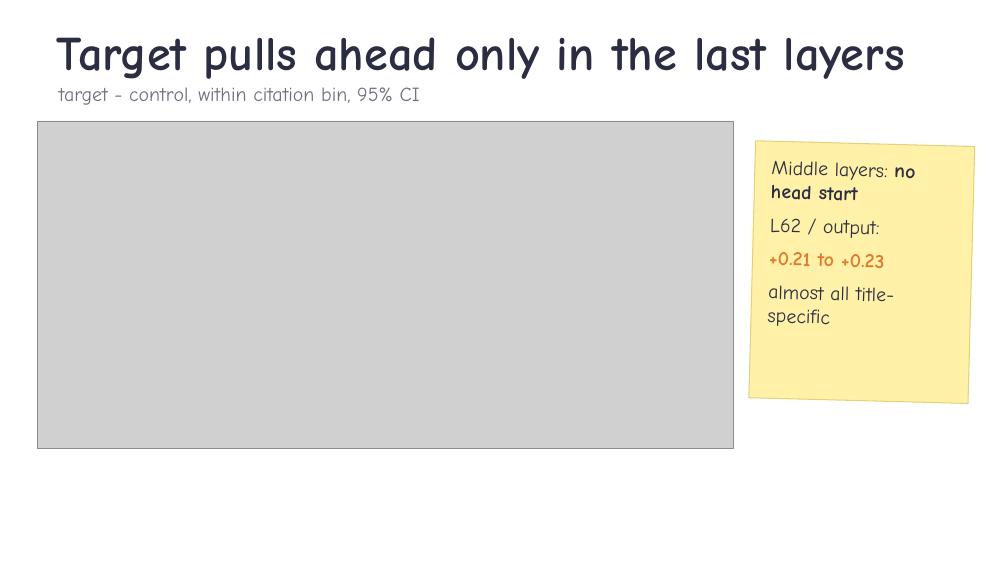
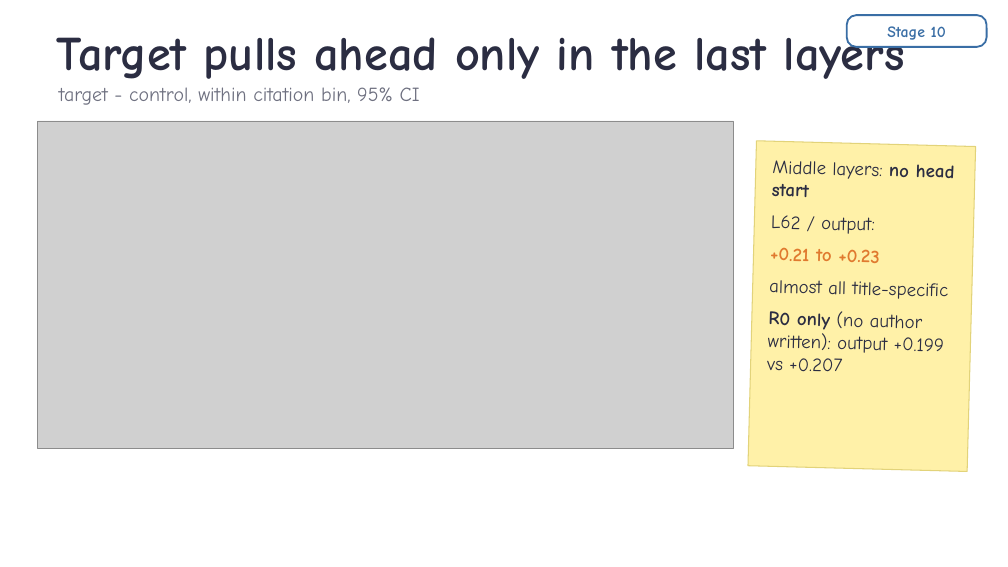
Before and after one commit to ZhiQ1/jlens-authorship-recall, a slide deck: slide 7 of experiment_files/351_stage10/reports/talk/Stage10_author_readout_talk.pptx. Drawn at 1008x567 pixels with LibreOffice and Linux fonts; fonts in the diff are those of the drawing; grey boxes stand for pictures; background and template pictures are left out. Boxes give left, top, right and bottom in pixels: in the first picture for what was removed or moved away, otherwise in the second. Text is boxed around its words. In the diff, an @@ line names an element or a change of style, - is before the commit and + after.

Commit message:
Stage labels everywhere: STAGES.md overview, per-stage READMEs, [Stage X] tags in report and talk; R0-only sensitivity (Stage 10 + 11)

```diff
--- a/experiment_files/351_stage10/reports/talk/Stage10_author_readout_talk.pptx
+++ b/experiment_files/351_stage10/reports/talk/Stage10_author_readout_talk.pptx
@@ rounded rectangle added at <box>847,15,987,47</box>, fill #FFFFFF, outline #3A6EA5 1.75 pt, 15 pt, text #3A6EA5, bold @@
+Stage 10
@@ rectangle "Middle layers: no head start": place and size @@
-rectangle "Middle layers: no head start" at <box>749,141,975,404</box>
+rectangle "Middle layers: no head start" at <box>748,141,976,472</box>
@@ text in rectangle at <box>769,160,955,299</box>: size 19 to 18 pt in "Middle layers: no head start", "L62 / output:", "+0.21 to +0.23", "almost all title-specific" @@
@@ text in rectangle at <box>767,311,944,372</box>: paragraph added @@
+R0 only (no author written): output +0.199 vs +0.207
```
Also in this commit, not shown: 21 other slides changed, 36 other files.
